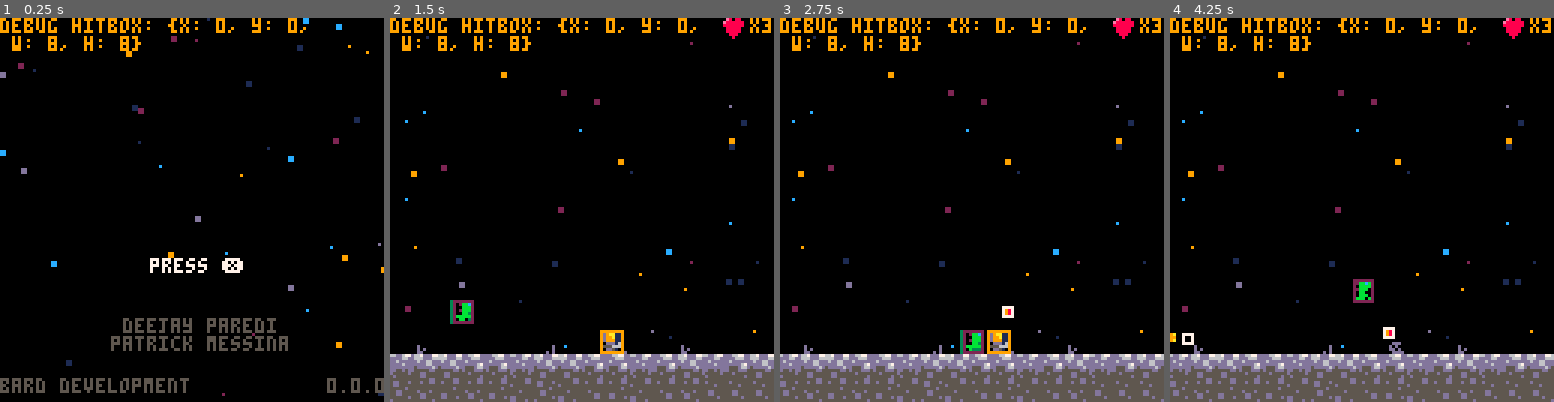
Above: before the commit, frames 1-4 (left to right).
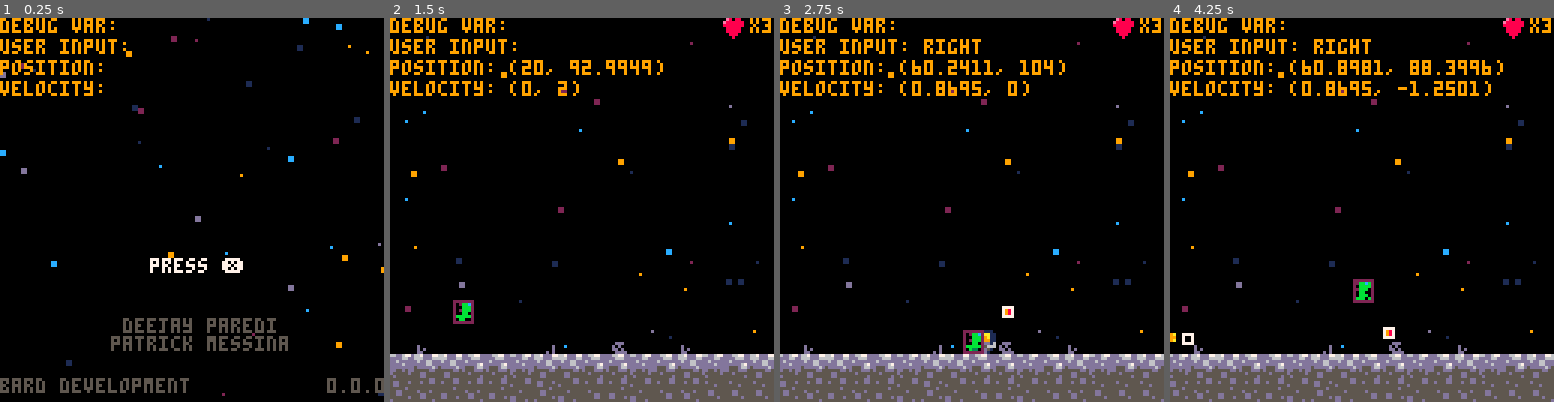
Above: after the commit, the same moments.

Repository: barddev/moonshot
Game: PICO-8 cartridge moonshot.p8
Two runs of this game, one before a commit and one after it. Both use one fixed random seed, a clock stepped at 60 frames per second and the inputs below.
Inputs:
- Up to frame 1 (0.25 s): no input
- Up to frame 2 (1.5 s): tap X (X key) at 0.33, 1.07 s; tap O (Z key) at 0.7 s
- Up to frame 3 (2.75 s): hold Right 1.6-2.1 s; tap O (Z key) at 1.7, 2.1, 2.5 s; tap X (X key) at 1.85 s; hold Up 2.15-2.42 s; hold Right from 2.47 s (still down)
- Up to frame 4 (4.25 s): tap O (Z key) every 0.4 s from 2.9 to 4.1 s; tap X (X key) at 2.97, 4.08 s; release Right at 3.03 s; hold Left 3.08-3.58 s; hold Down 3.63-3.97 s; hold Right from 4.02 s (still down)

The runs differ from the first frame. In frame 1, 2.3% of the frame differs, in the area x 0-80%, y 0-21%; in frame 2, 3.6%; in frame 3, 4.2%; in frame 4, 4.3%, in the area x 0-87%, y 0-21%.

Commit message:
added more art

Diff:
--- a/moonshot.p8
+++ b/moonshot.p8
@@ -97,8 +97,8 @@
         local x = c.x or 0
 
         -- debug var
-        -- print("debug var: " .. globals.debug_var, x, 0, 9)
-        print("debug hitbox: " .. new_hitbox(), x, 0, 9)
+        print("debug var: " .. globals.debug_var, x, 0, 9)
+        -- print("debug hitbox: " .. new_hitbox(), x, 0, 9)
         -- print("debug collision: " .. globals.debug_collision, x, 14, 9)
 
         -- user input
@@ -109,9 +109,9 @@
         if (btn(3)) key = key .. "down "
         if (btn(4)) key = key .. "x "
         if (btn(5)) key = key .. "o "
-        -- print("user input: " .. key, x, 7, 9)
-        -- print("position: " .. globals.debug_position, x, 14, 9)
-        -- print("velocity: " .. globals.debug_vel, x, 21, 9)
+        print("user input: " .. key, x, 7, 9)
+        print("position: " .. globals.debug_position, x, 14, 9)
+        print("velocity: " .. globals.debug_vel, x, 21, 9)
 
 
     end
@@ -370,7 +370,8 @@
 
     -- pos, sp, hitbox, health, bullet_sp, bullet_distance, bullet_max_time, acc
     local level_baddies = {
-        baddie:new(vector2d(70, 70), 17, new_hitbox(0,0,7,7), 3, 0, 50, 30, vector2d(1.5, 0))
+        baddie:new(vector2d(150, 90), 17, new_hitbox(0,0,7,7),
+                   3, 0, 50, 15, vector2d(0.5, 0))
     }
 
     level_1_eggs = {}
@@ -474,8 +475,9 @@
             actor.grounded = true
 
             -- left/right movement
-            if btn(0)
-            or btn(1) then
+            -- TODO is actor really running if falling in the air
+            -- fix this
+            if actor.vel.x != 0 then
                 actor.state = "running"
             else
                 actor.state = "idle"
@@ -506,14 +508,25 @@
         actor.vel.x = mid(-actor.max_vel.x, actor.vel.x, actor.max_vel.x)
         if actor_map_collision(actor, "left", globals.solid) then
             actor.vel.x = 0
+            if actor.is_baddie then
+                actor.dir *= -1
+            end
         end
     -- right movement
     elseif actor.vel.x > 0 then
         actor.vel.x = mid(-actor.max_vel.x, actor.vel.x, actor.max_vel.x)
         if actor_map_collision(actor, "right", globals.solid) then
             actor.vel.x = 0
-        end
-    end
+            if actor.is_baddie then
+                actor.dir *= -1
+            end
+        end
+    end
+
+    -- if actor.is_baddie
+    -- and actor.vel.x == 0 then
+    --    actor.dir *= -1
+    -- end
 
     actor.pos += actor.vel
 
@@ -568,6 +582,7 @@
     setmetatable(o, self)
     self.__index = self
 
+    o.state = "falling"
     o.sp = sp
     o.bullet_sp = bullet_sp
     o.bullet_distance = bullet_distance
@@ -581,12 +596,33 @@
     o.health = health
     o.flip = true
 
-    o.vel = vector2d(0, 0)
+    o.dir = -1
+
+    o.vel = vector2d()
     o.max_vel = vector2d(2, 2)
 
     o.acc = acc
 
+    o.grounded = false
+
+    o.is_baddie = true
+
+    o.anim = 0
+
     return o
+end
+
+
+function baddie:animate()
+    if self.state == "running" then
+        if time() - self.anim > .1 then
+            self.anim=time()
+            self.sp += 1
+            if self.sp > 20 then
+                self.sp = 17
+            end
+        end
+    end
 end
 
 function baddie:update()
@@ -594,12 +630,16 @@
     self.vel.y += globals.grav
     self.vel.x *= globals.friction
 
+    if self.grounded then
+        self.vel.x += self.dir * self.acc.x
+    else
+        self.vel.x = 0
+    end
+
     actor_move(self)
 
-    collide_actor = actor_map_collision(self, "down", globals.actor)
-
-
-    self:shoot()
+
+    -- self:shoot()
 
     -- check if hit by bullet
     for b in all(bullets) do
@@ -609,13 +649,20 @@
         end
     end
 
+    if self.dir == 1 then
+        self.flip = false
+    else
+        self.flip = true
+    end
+
 end
 
 function baddie:draw()
+    self:animate()
     spr(self.sp, self.pos.x, self.pos.y, 1, 1, self.flip, false)
     if globals.debug then
-        draw_hitbox(self.pos, self.hitbox, 9)
-        actor_collision_draw()
+        -- draw_hitbox(self.pos, self.hitbox, 9)
+        -- actor_collision_draw()
     end
 end
 
@@ -663,6 +710,48 @@
 end
 
 
+-->8
+-- wall_boss
+
+wall_boss = {}
+
+function wall_boss:new(pos, sp_start, health, bullet_sp)
+    local o = {}
+    setmetatable(o, self)
+    self.__index = self
+
+    o.state = "falling"
+    o.sp = sp
+    o.bullet_sp = bullet_sp
+    o.bullet_distance = bullet_distance
+    o.bullet_timer = 0
+    o.bullet_max_time = bullet_max_time
+    o.bullet_hitbox = new_hitbox(5,2,3,3)
+    o.hitbox = hitbox
+    o.w = 8
+    o.h = 8
+    o.pos = pos
+    o.health = health
+    o.flip = true
+
+    o.dir = -1
+
+    o.vel = vector2d()
+    o.max_vel = vector2d(2, 2)
+
+    o.acc = acc
+
+    o.grounded = false
+
+    o.is_baddie = true
+
+    o.anim = 0
+
+    return o
+end
+
+
+
 -- actor_collision
 -- check collision between two actors
 -- requires a hitbox
@@ -1393,49 +1482,9 @@
 
 
 
-…(40 lines of a section not shown)…
 __gff__
 0080808080808000000000000000000004000000000000000000000000000000400000000000000000000000000000000000000000000000000000000000000001010101010100000000000000010101010101010101000000000000000003030101010100000000000000000000200000000000000000000000000000002020
-0000000000000000000000000000000000000000000000000000000000000000000000000000000000000000000000000000000000000000000000000000000000000000000000000000000000000000000000000000000000000000000000000000000000000000000000000000000000000000000000000000000000000000
+0100000000000000000000000000000000000000000000000000000000000000000000000000000000000000000000000000000000000000000000000000000000000000000000000000000000000000000000000000000000000000000000000000000000000000000000000000000000000000000000000000000000000000
 __map__
 000000000000000000000000000000000000000000000000000000000000000000000000000000000000000000000000000000000000000000000000000000000000000000000000000000000000000000000000000000000000000000000000000000000000000000000000000000000000000000000000000000000000796a
 000000000000000000000000000000000000000000000000000000000000000000000000000000000000000000000000000000000000000000000000000000000000000000000000000000000000000000000000000000000000000000000000000000000000000000000000000000000000000000000000000000000000796a
@@ -1449,42 +1498,58 @@
 000000000000000000000000000000000000000000000000000000707170717070727172727200000000000000000000000000000000000000000000000000000000000000000000000000000000000000000064505456505451506572000000000000000000000000000000000000000000000000000000000000005859796a
 0000000000000000000000000000000000000000000000000000000000000000000000000000000000000000000000000000004900000000000000000000000000000000000000000000000000000000000000735354545050515172000000000000000000000000000000007f7f00000000000000000000000000006869796a
 000000000000000000000000000000000000000060000000000000000000000000000000000000000000000000004145000000414500000000000000000000005e5e5e000000000000000000005e5e5e00000070645350525254760000000000000000000000000000000000606000000000000000000060606000000000796a
-000000000000000000000000000000000000000060000000000000000000000000000000000000000000000000006475000000747500000000000000000000000000000000000000000000000000000000000000715153525055624500000000000000000000000000006060606160600000000000000000000000000000796a
-0048000000004900004a000048000000110000006000001100000000004800000000000049000000110000490000736500000073757f7f000000494800000000000000000000005e5e5e00000000000000000000007064504647506500490000000000480000004a001160606160606000004a0000004800004900004900796a
+000000000000000000000000000000000000000060000000000000c0c100000000000000000000000000000000006475000000747500000000000000000000000000000000000000000000000000000000000000715153525055624500000000000000000000000000006060606160600000000000000000000000000000796a
+0048000000004900004a0000480000001100000060000011000000d0d1480000000000c2c3000000110000490000736500000073757f7f000000494800000000000000000000005e5e5e00000000000000000000007064504647506500490000000000480000004a001160606160606000004a0000004800004900004900796a
 4443434242444343424244424344424343444343444242434244444344424344444244434244424342434243424463750000007462434443444442424342450000000000000000000000000000000000000000000000735151505262444444424244424243444342434442424342444342424243424242434442424242424242
 5054515451555055535155535452525250515555515253555453555151525152535555555354535046475350535552760000007350505050505050505050650000000000000000000000000000000000000000000000715050505050505050505050505050505050505050505050545050505050505050505050505050505050
-…(35 lines of a section not shown)…
+0000000000000000000000000000000000000000000000000000000000000000000000000000000000000000000000000000000000000000000000000000000000000000000000000000000000000000000000000000000000000000000000000000000000000000000000000000000000000000000000000000000000000000
+0000000000000000000000000000000000000000000000000000000000000000000000000000000000000000000000000000000000000000000000000000000000000000000000000000000000000000000000000000000000000000000000000000000000000000000000000000000000000000000000000000000000000000
+0000000000000000000000000000000000000000000000000000000000000000000000000000000000000000000000000000000000000000000000000000000000000000000000000000000000000000000000000000000000000000000000000000000000000000000000000000000000000000000000000000000000000000
+0000000000000000000000000000000000000000000000000000000000000000000000000000000000000000000000000000000000000000000000000000000000000000000000000000000000000000000000000000000000000000000000000000000000000000000000000000000000000000000000000000000000000000
+0000000000000000000000000000000000000000000000000000000000000000000000000000000000000000000000000000000000000000000000000000000000000000000000000000000000000000000000000000000000000000000000000000000000000000000000000000000000000000000000000000000000000000
+0000000000000000000000000000000000000000000000000000000000000000000000000000000000000000000000000000000000000000000000000000000000000000000000000000000000000000000000000000000000000000000000000000000000000000000000000000000000000000000000000000000000000000
+0000000000000000000000000000000000000000000000000000000000000000000000000000000000000000000000000000000000000000000000000000000000000000000000000000000000000000000000000000000000000000000000000000000000000000000000000000000000000000000000000000000000000000
+0000000000000000000000000000000000000000000000000000000000000000000000000000000000000000000000000000000000000000000000000000000000000000000000000000000000000000000000000000000000000000000000000000000000000000000000000000000000000000000000000000000000000000
+0000000000000000000000000000000000000000000000000000000000000000000000000000000000000000000000000000000000000000000000000000000000000000000000000000000000000000000000000000000000000000000000000000000000000000000000000000000000000000000000000000000000000000
+0000000000000000000000000000000000000000000000000000000000000000000000000000000000000000000000000000000000000000000000000000000000000000000000000000000000000000000000000000000000000000000000000000000000000000000000000000000000000000000000000000000000000000
+0000000000000000000000000000000000000000000000000000000000000000000000000000000000000000000000000000000000000000000000000000000000000000000000000000000000000000000000000000000000000000000000000000000000000000000000000000000000000000000000000000000000000000
+0000000000000000000000000000000000000000000000000000000000000000000000000000000000000000000000000000000000000000000000000000000000000000000000000000000000000000000000000000000000000000000000000000000000000000000000000000000000000000000000000000000000000000
+0000000000000000000000000000000000000000000000000000000000000000000000000000000000000000000000000000000000000000000000000000000000000000000000000000000000000000000000000000000000000000000000000000000000000000000000000000000000000000000000000000000000000000
+0000000000000000000000000000000000000000000000000000000000000000000000000000000000000000000000000000000000000000000000000000000000000000000000000000000000000000000000000000000000000000000000000000000000000000000000000000000000000000000000000000000000000000
+8080808080808080808080808080808080808080808080808080808080808080808080808080808080808080808080808080808080808080808080808080808080808080808080808080808080808080808080808080808080808080808080808080808080808080808080808080808080808080808080808080808080808080
+8080808080808080808080808080808080808080808080808080808080808080808080808080808080808080808080808080808080808080808080808080808080808080808080808080808080808080808080808080808080808080808080808080808080808080808080808080808080808080808080808080808080808080
+…(35 lines of a section not shown)…
Not shown, changed: 66 lines of the sprite sheet (__gfx__) section of moonshot.p8
